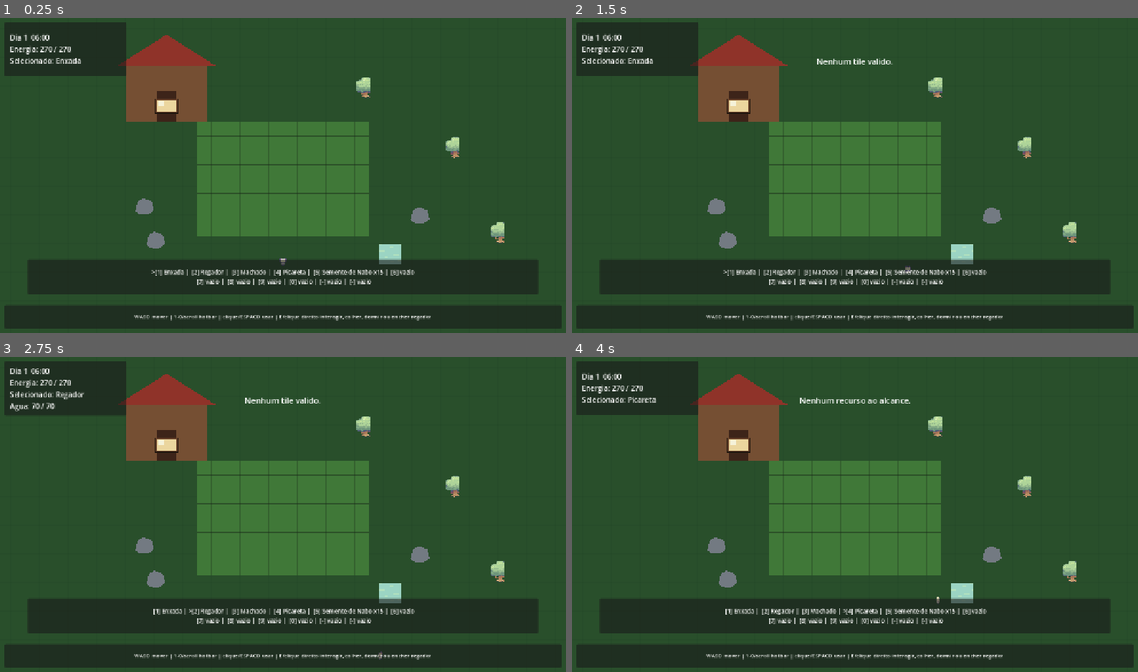
Above: before the commit, frames 1-4 (two rows, left to right).
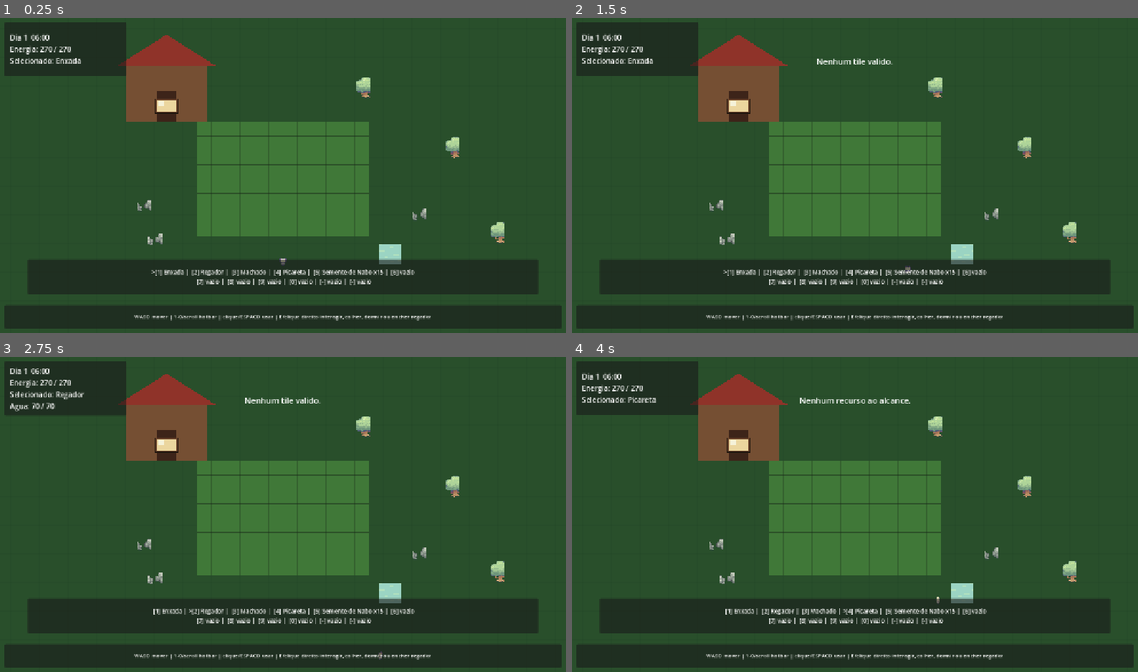
Above: after the commit, the same moments.

Repository: HelioConde/GameSlime
Game: Godot game, scene res://scenes/world/main.tscn
Same seed, same stepped clock (60 frames per second), same inputs: the game is played once before the commit and once after it.
Inputs (mouse positions are in pixels of both pictures, inside the frame that each line leads up to):
- Up to frame 1 (0.25 s): no input
- Up to frame 2 (1.5 s): tap Enter at 0.5 s; move the mouse to (979, 159) at 0.52 s; hold D 0.53-1.28 s; tap E at 0.6 s; click (979, 159) at 0.67 s; tap Space at 0.77, 1.25 s; move the mouse to (741, 191) at 1.27 s; hold S from 1.28 s (still down); tap 1 at 1.35 s
- Up to frame 3 (2.75 s): tap Space at 1.52 s; tap Enter at 2 s; move the mouse to (339, 445) at 2.02 s; release S at 2.03 s; hold D from 2.03 s (still down); tap 2 at 2.1 s
- Up to frame 4 (4 s): move the mouse to (826, 577) at 2.77 s; release D at 2.78 s; hold W 2.78-3.53 s; tap 3 at 2.85 s; click (826, 577) at 2.92 s; tap Space at 3.02, 3.5, 3.77 s; move the mouse to (1024, 561) at 3.52 s; hold A from 3.53 s (still down); tap 4 at 3.6 s

The runs differ from the first frame. In frame 1, 0.3% of the frame differs, in the area x 23-76%, y 57-74%; in frame 2, 0.3%; in frame 3, 0.3%; in frame 4, 0.3%.

Commit message:
feat: replace rock placeholder with Sprout Lands sprite

Diff:
--- a/scenes/world/rock_resource.tscn
+++ b/scenes/world/rock_resource.tscn
@@ -1,9 +1,14 @@
-[gd_scene load_steps=3 format=3]
+[gd_scene load_steps=5 format=3]
 
 [ext_resource type="Script" path="res://scripts/world/harvestable_resource.gd" id="1_resource"]
+[ext_resource type="Texture2D" path="res://assets/sprout_lands/world/stones_flora.png" id="2_atlas"]
+
+[sub_resource type="AtlasTexture" id="AtlasTexture_rock"]
+atlas = ExtResource("2_atlas")
+region = Rect2(112, 16, 32, 32)
 
 [sub_resource type="CircleShape2D" id="Circle_rock"]
-radius = 19.0
+radius = 15.0
 
 [node name="RockResource" type="Node2D"]
 script = ExtResource("1_resource")
@@ -13,7 +18,13 @@
 drop_amount = 5
 drop_tint = Color(0.50, 0.53, 0.57, 1)
 
+[node name="Visual" type="Sprite2D" parent="."]
+position = Vector2(0, -4)
+texture = SubResource("AtlasTexture_rock")
+texture_filter = 1
+
 [node name="StaticBody2D" type="StaticBody2D" parent="."]
 
 [node name="CollisionShape2D" type="CollisionShape2D" parent="StaticBody2D"]
+position = Vector2(0, 2)
 shape = SubResource("Circle_rock")
